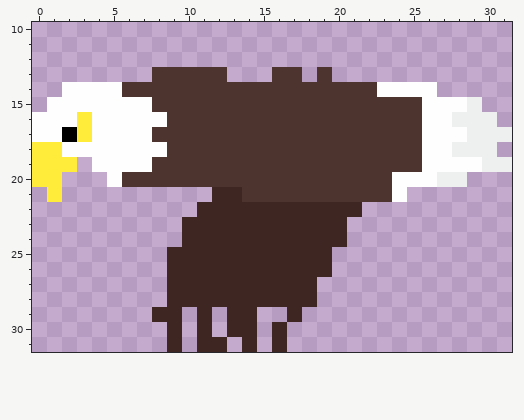
File history of a pixel-art sprite, Images/Obstacles/Desert/bird1.png. Above: the version before the commit.
The file is 32x32 pixels. Colours within 5 levels of each other are drawn and written as one. Shown: x 0..31, y 10..31.
And afterwards:
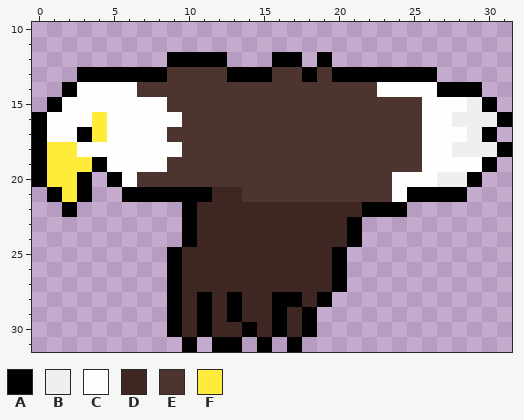
Palette (. is transparent): A #000000  B #eeefef  C #fefefe  D #3e2623  E #4e342f  F #ffeb3a
Diff:
The edit adds colour A in row 12 at x 9 to 12, 16 to 17 and 19; in row 13 at x 3 to 7, 13 to 15, 18 and 20 to 26; in row 14 at x 27 to 29; in row 15 at x 30; in row 16 at x 31; in row 18 at x 31.
The edit adds colour A in row 20 at x 3 and 29; in row 21 at x 3, 6 to 11 and 25 to 28; in row 22 at x 2, 10 and 22 to 24; in rows 23 to 24 at x 21; in rows 25 to 27 at x 20; in row 28 at x 19.
The edit adds colour A in row 29 at x 16 and 18; in row 30 at x 18; in row 31 at x 10, 13, 15 and 17.
Colour B gives way to colour A in row 17 at x 30; in row 19 at x 30.
Colour C gives way to colour A in row 14 at x 2; in row 15 at x 1; in rows 16 to 17 at x 0; in row 19 at x 4; in row 20 at x 5.
Colour D gives way to colour A in rows 23 to 24 at x 10; in rows 25 to 27 at x 9; in row 28 at x 9, 11, 13 and 16 to 17; in row 29 at x 9, 11 and 13; in row 30 at x 9, 11, 14 and 16; in row 31 at x 12.
Colour E gives way to colour A in row 13 at x 8.
Colour F gives way to colour A in row 17 at x 3; in rows 18 to 20 at x 0; in row 21 at x 1.
Colour A gives way to colour C in row 17 at x 2.
Colour E gives way to colour C in row 14 at x 6; in row 15 at x 8; in row 16 at x 9; in row 17 at x 8; in row 18 at x 9; in row 19 at x 8.
Colour E gives way to colour C in row 20 at x 6.
Colour F gives way to colour C in row 16 at x 3.
The edit adds colour D in row 27 at x 19; in row 29 at x 10, 12 and 15; in row 30 at x 10, 12, 15 and 17.
The edit adds colour F in row 19 at x 3; in rows 20 to 21 at x 2.
Colour C gives way to colour F in rows 16 to 17 at x 4; in row 18 at x 2.
The edit erases colour B in row 17 at x 31; in row 19 at x 31.
The edit erases colour D in row 29 at x 8; in row 31 at x 9, 11, 14 and 16.
Boxes around the changes in both pictures, in picture pixels (x1, y1, x2, y2):
changed: (32, 52, 512, 352)
